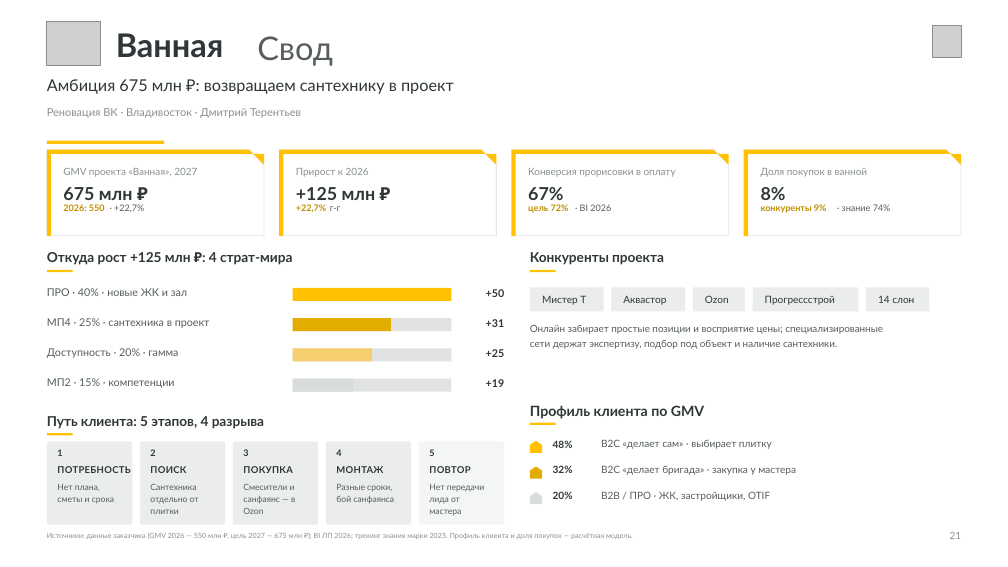
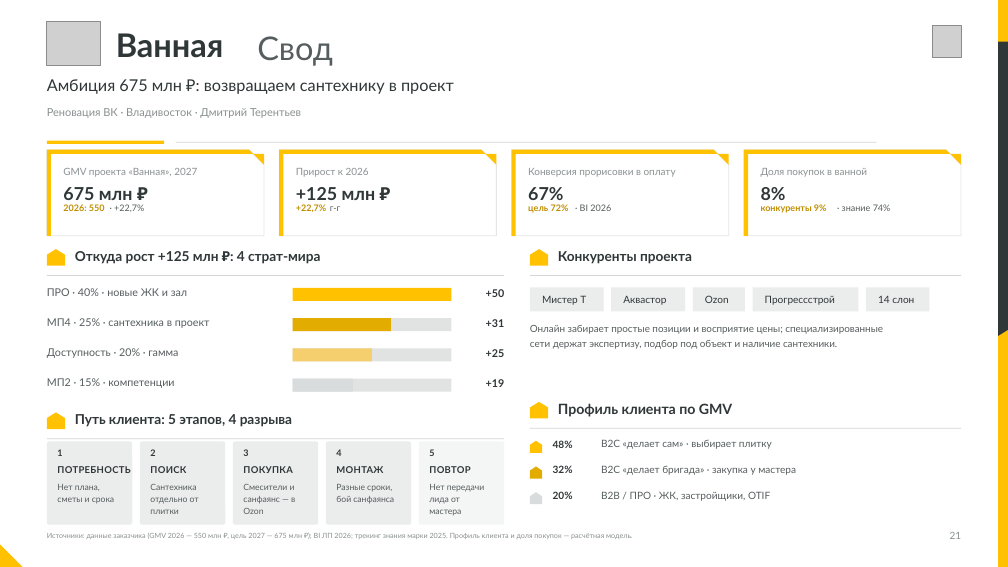
Before and after one commit to dmitrypalych44-ai/power-point, a slide deck: slide 21 of deliverables/deck.pptx. Drawn at 1008x567 pixels with LibreOffice and Linux fonts; fonts in the diff are those of the drawing; grey boxes stand for pictures. Boxes give left, top, right and bottom in pixels: in the first picture for what was removed or moved away, otherwise in the second. Text is boxed around its words. In the diff, an @@ line names an element or a change of style, - is before the commit and + after.

```diff
--- a/deliverables/deck.pptx
+++ b/deliverables/deck.pptx
@@ rectangle added at box(998, 0, 1008, 567), fill #FFC100 @@
@@ rectangle added at box(998, 42, 1008, 324), fill #303738 @@
@@ rectangle added at box(176, 142, 876, 143), fill #D3D6D6 @@
@@ freeform shape added at box(47, 249, 65, 265), fill #FFC100 @@
@@ text "Откуда рост +125 млн ₽: ...": place and size @@
-text "Откуда рост +125 млн ₽: ..." at box(47, 252, 292, 265)
+text "Откуда рост +125 млн ₽: ..." at box(75, 251, 320, 264)
@@ freeform shape added at box(530, 249, 548, 265), fill #FFC100 @@
@@ text "Конкуренты проекта": place and size @@
-text "Конкуренты проекта" at box(530, 252, 664, 265)
+text "Конкуренты проекта" at box(558, 251, 692, 264)
@@ rectangle removed at box(47, 270, 73, 272) @@
@@ rectangle added at box(47, 275, 504, 276), fill #D3D6D6 @@
@@ rectangle removed at box(530, 270, 556, 272) @@
@@ rectangle added at box(530, 275, 961, 276), fill #D3D6D6 @@
@@ freeform shape added at box(998, 324, 1008, 336), fill #303738 @@
@@ freeform shape added at box(47, 413, 65, 430), fill #FFC100 @@
@@ text "Путь клиента: 5 этапов, 4 ...": place and size @@
-text "Путь клиента: 5 этапов, 4 ..." at box(47, 416, 264, 429)
+text "Путь клиента: 5 этапов, 4 ..." at box(75, 414, 292, 427)
@@ freeform shape added at box(530, 402, 548, 419), fill #FFC100 @@
@@ text "Профиль клиента по GMV": place and size @@
-text "Профиль клиента по GMV" at box(530, 405, 704, 419)
+text "Профиль клиента по GMV" at box(558, 403, 732, 417)
@@ rectangle removed at box(47, 433, 73, 436) @@
@@ rectangle added at box(47, 439, 504, 439), fill #D3D6D6 @@
@@ rectangle removed at box(530, 423, 556, 425) @@
@@ rectangle added at box(530, 428, 961, 429), fill #D3D6D6 @@
@@ freeform shape added at box(0, 544, 23, 567), fill #FFC100 @@
```
Also in this commit, not shown: 33 other slides changed, 50 other files.
